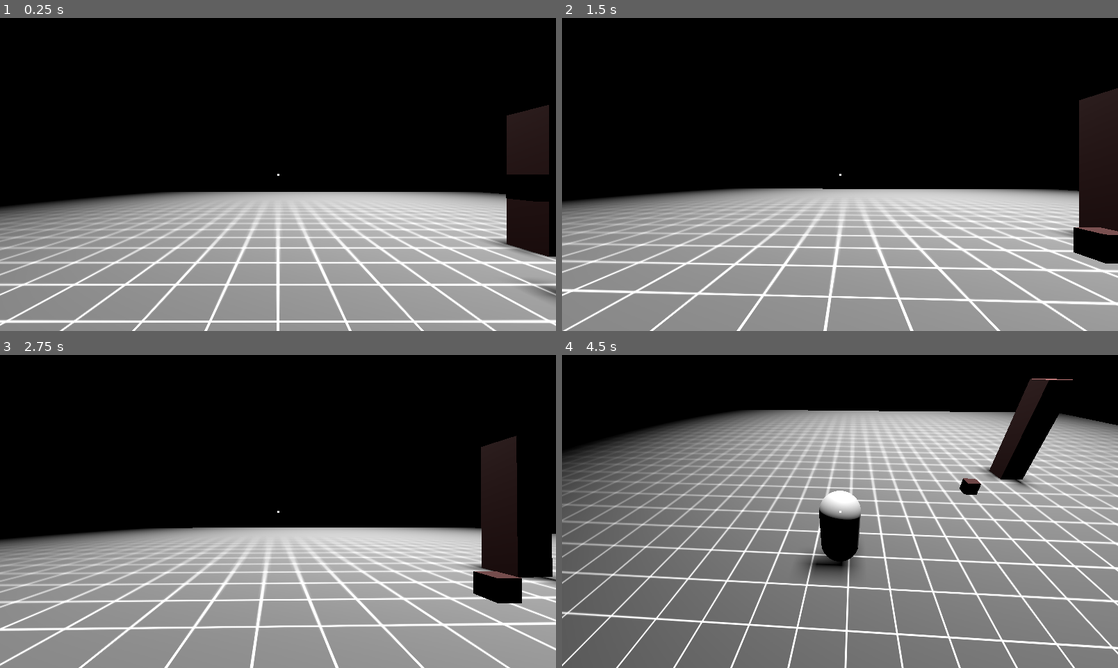
Above: before the commit, frames 1-4 (two rows, left to right).
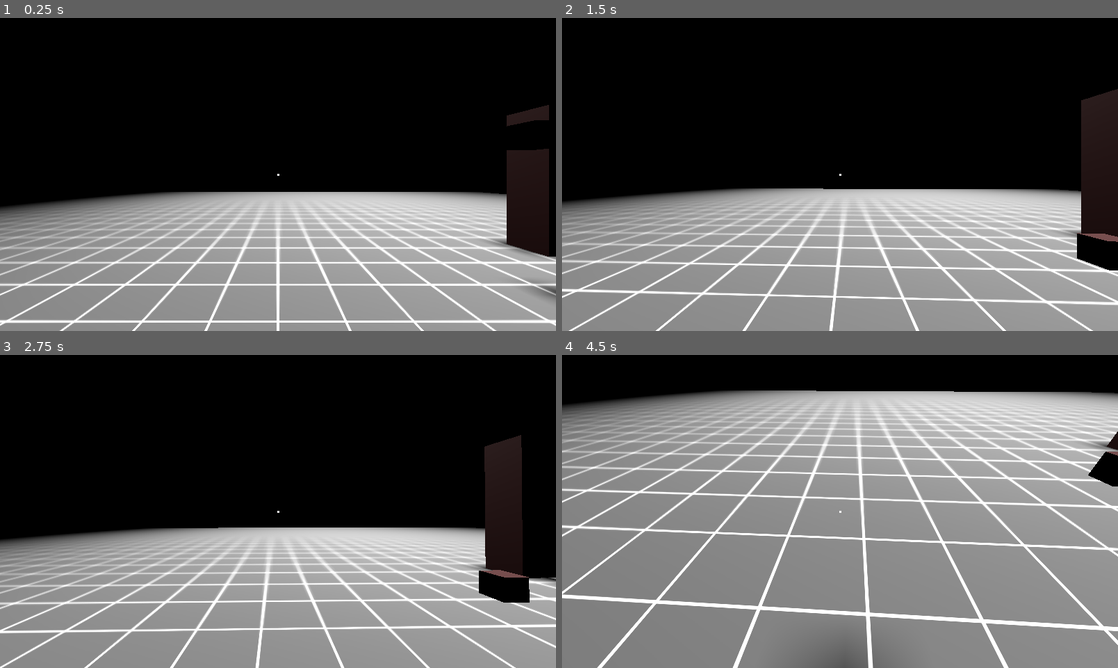
Above: after the commit, the same moments.

Repository: marcotmotta/angler
Game: Godot game, scene res://Main.tscn
The game is run twice, just before and just after one commit, with the same random seed, the same clock (stepped at 60 frames per second) and the same inputs.
Inputs (mouse positions are in pixels of both pictures, inside the frame that each line leads up to):
- Up to frame 1 (0.25 s): no input
- Up to frame 2 (1.5 s): move the mouse to (867, 174) at 0.52 s; tap A (a) at 0.6 s; tap D (d) at 0.8, 1.35 s; move the mouse to (812, 174) at 1.27 s
- Up to frame 3 (2.75 s): tap E (e) at 1.55, 2.1 s; move the mouse to (289, 505) at 2.02 s; tap S (s) at 2.3 s
- Up to frame 4 (4.5 s): tap Enter at 2.75 s; move the mouse to (834, 517) at 2.77 s; tap S (s) at 2.85 s; tap W (w) at 3.05, 3.6 s; tap Space (space) at 3.5 s; move the mouse to (878, 514) at 3.52 s; tap A (a) at 3.8, 4.35 s; tap F5 (f5) at 4.15 s; move the mouse to (795, 508) at 4.27 s

The runs differ from the first frame. In frame 1, 1.3% of the frame differs, in the area x 91-99%, y 32-59%; in frame 2, 4.6%; in frame 3, 7.8%; in frame 4, 44%, in the area x 0-100%, y 7-100%.

Commit message:
camera motion animation while walking

Diff:
--- a/Assets/DestructibleComponent.gd
+++ b/Assets/DestructibleComponent.gd
@@ -9,6 +9,7 @@
 @export var drop: Resource
 
 func _ready() -> void:
+	randomize()
 	health = MAX_HEALTH
 
 func take_hit(amount: float) -> void:
@@ -18,6 +19,6 @@
 		if drop:
 			var drop_instance = drop.instantiate()
 			drop_instance.global_position = global_position
-			drop_instance.rotation = Vector3(randi()*30, randi()*30, randi()*30)
+			drop_instance.rotation = Vector3(randi()*45, randi()*45, randi()*45)
 			get_parent().get_parent().add_child(drop_instance)
 		get_parent().queue_free()
--- a/Main.tscn
+++ b/Main.tscn
@@ -55,4 +55,4 @@
 transform = Transform3D(1, 0, 0, 0, 1, 0, 0, 0, 1, 7.62432, 1.99449, -5.85325)
 
 [node name="Wood" parent="." instance=ExtResource("4_uleg5")]
-transform = Transform3D(1, 0, 0, 0, 1, 0, 0, 0, 1, 5, 2, -4)
+transform = Transform3D(1, 0, 0, 0, 1, 0, 0, 0, 1, 5, 3, -4)
--- a/Player/Player.gd
+++ b/Player/Player.gd
@@ -1,7 +1,7 @@
 extends CharacterBody3D
 
 # Movement and camera parameters
-var SPEED = 4
+var SPEED = 3
 var JUMP_SPEED = 7
 
 var camera
@@ -54,6 +54,9 @@
 
 	if direction != Vector3.ZERO:
 		direction = direction.normalized()
+		$Rotation_Helper/CameraAnimation.play("camera_walk")
+	else:
+		$Rotation_Helper/CameraAnimation.stop()
 
 	# Ground Velocity
 	velocity.x = direction.x * SPEED
@@ -108,4 +111,4 @@
 func _on_hit_area_area_entered(area):
 	if area is DestructibleComponent:
 		var destructible:DestructibleComponent = area
-		destructible.take_hit(30)
+		destructible.take_hit(50)
--- a/Player/Player.tscn
+++ b/Player/Player.tscn
@@ -1,6 +1,44 @@
-[gd_scene load_steps=6 format=3 uid="uid://4bpysmfyaucd"]
+[gd_scene load_steps=9 format=3 uid="uid://4bpysmfyaucd"]
 
 [ext_resource type="Script" path="res://Player/Player.gd" id="1"]
+
+[sub_resource type="Animation" id="Animation_hdfln"]
+resource_name = "camera_walk"
+length = 2.0
+loop_mode = 1
+tracks/0/type = "value"
+tracks/0/imported = false
+tracks/0/enabled = true
+tracks/0/path = NodePath("Camera:position")
+tracks/0/interp = 1
+tracks/0/loop_wrap = true
+tracks/0/keys = {
+"times": PackedFloat32Array(0, 0.5, 1, 1.5, 2),
+"transitions": PackedFloat32Array(1, 1, 1, 1, 1),
+"update": 0,
+"values": [Vector3(0, 0.5, 0), Vector3(0.2, 0.4, 0), Vector3(0, 0.5, 0), Vector3(-0.2, 0.4, 0), Vector3(0, 0.5, 0)]
+}
+
+[sub_resource type="Animation" id="Animation_83a77"]
+length = 0.001
+tracks/0/type = "value"
+tracks/0/imported = false
+tracks/0/enabled = true
+tracks/0/path = NodePath("Camera:position")
+tracks/0/interp = 1
+tracks/0/loop_wrap = true
+tracks/0/keys = {
+"times": PackedFloat32Array(0),
+"transitions": PackedFloat32Array(1),
+"update": 0,
+"values": [Vector3(0, 0.5, 0)]
+}
+
+[sub_resource type="AnimationLibrary" id="AnimationLibrary_f5tle"]
+_data = {
+"RESET": SubResource("Animation_83a77"),
+"camera_walk": SubResource("Animation_hdfln")
+}
 
 [sub_resource type="BoxShape3D" id="BoxShape3D_1w1th"]
 size = Vector3(2, 2, 2)
@@ -23,6 +61,12 @@
 [node name="Camera" type="Camera3D" parent="Rotation_Helper"]
 transform = Transform3D(1, 0, 0, 0, 1, 0, 0, 0, 1, 0, 0.5, 0)
 current = true
+
+[node name="CameraAnimation" type="AnimationPlayer" parent="Rotation_Helper"]
+libraries = {
+"": SubResource("AnimationLibrary_f5tle")
+}
+autoplay = "camera_walk"
 
 [node name="HitArea" type="Area3D" parent="Rotation_Helper"]
 transform = Transform3D(1, 0, 0, 0, 1, 0, 0, 0, 1, 0, 0.5, 0)
